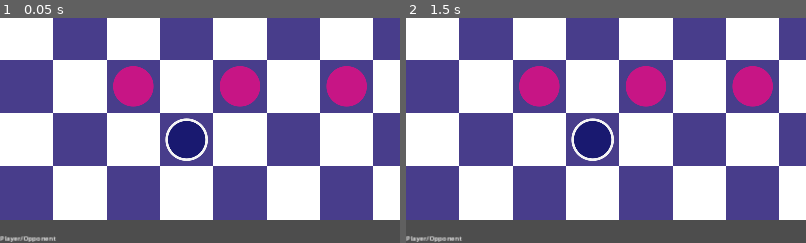
Above: before the commit, frames 1-2 (left to right).
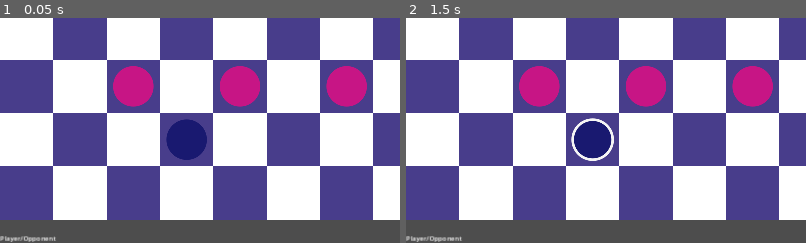
Above: after the commit, the same moments.

Repository: mattsullentrup/godot-checkers
Game: Godot game, scene res://rewrite/level/level.tscn
The game is run twice, just before and just after one commit, with the same random seed, the same clock (stepped at 60 frames per second) and the same inputs.
Inputs (mouse positions are % of the whole screen's width and height, from its top left):
- Up to frame 1 (0.05 s): no input
- Up to frame 2 (1.5 s): tap Enter at 0.5 s; move the mouse to (72, 45) at 0.52 s; press the mouse at (72, 45) at 0.53 s; tap Space at 1.25 s; move the mouse to (30, 55) at 1.27 s; release the mouse at (30, 55) at 1.28 s; click (30, 55) at 1.35 s
The pictures show only the part of the screen within x 0-50%, y 50-100%; the shares and areas given below are measured in that part.

The runs differ from the first frame. In frame 1, 0.4% of the frame differs, in the area x 41-52%, y 44-64%; in frame 2, nothing differs.

Commit message:
Refactor and encapsulate some shit

Diff:
--- a/9_10_24_checkers/rewrite/units/unit/jump_data.gd
+++ b/9_10_24_checkers/rewrite/units/unit/jump_data.gd
@@ -2,10 +2,10 @@
 extends RefCounted
 
 
-var jumped_unit: Unit = null
+var jumpable_unit: Unit = null
 var target_cell: Vector2i
 
 
-func _init(p_jump_data = null, p_target_cell = Globals.INVALID_CELL) -> void:
-	jumped_unit = p_jump_data
+func _init(p_jumpable_unit = null, p_target_cell = Globals.INVALID_CELL) -> void:
+	jumpable_unit = p_jumpable_unit
 	target_cell = p_target_cell
--- a/9_10_24_checkers/rewrite/units/unit/unit.gd
+++ b/9_10_24_checkers/rewrite/units/unit/unit.gd
@@ -45,13 +45,17 @@
 	if can_jump:
 		_find_jump_path(new_cell)
 	else:
-		if normal_move_tween:
-			normal_move_tween.kill()
+		_tween_move_normally(new_cell)
 
-		normal_move_tween = create_tween()
-		_move_tween(new_cell, normal_move_tween)
 
-		normal_move_tween.tween_callback(_finish_moving.bind(new_cell))
+func _tween_move_normally(new_cell: Vector2i) -> void:
+	if normal_move_tween:
+		normal_move_tween.kill()
+
+	normal_move_tween = create_tween()
+	_move_tween(new_cell, normal_move_tween)
+
+	normal_move_tween.tween_callback(_finish_moving.bind(new_cell))
 
 
 func _find_jump_path(new_cell: Vector2i) -> void:
@@ -73,7 +77,7 @@
 		_unit_visuals.jump_tween(jump_path_tween)
 
 		await jump_path_tween.finished
-		data.jumped_unit.explode()
+		data.jumpable_unit.explode()
 
 	_finish_moving(new_cell)
 
--- a/9_10_24_checkers/rewrite/units/unit_movement.gd
+++ b/9_10_24_checkers/rewrite/units/unit_movement.gd
@@ -6,6 +6,7 @@
 
 
 func get_moveable_units() -> void:
+	await get_tree().create_timer(.1).timeout
 	for unit: Unit in _parent.units:
 		unit.available_cells.clear()
 		for direction in unit.directions:
@@ -78,6 +79,7 @@
 		var jump_data := _create_jump_data(new_target_cell, jumped_cell)
 		jump_path.append(jump_data)
 
+		#var new_path := jump_path.duplicate()
 		_check_for_multi_jumps(unit, new_target_cell, jump_path)
 
 
@@ -88,7 +90,7 @@
 		if not unit_on_board.cell == jumped_cell:
 			continue
 
-		jump_data.jumped_unit = unit_on_board
+		jump_data.jumpable_unit = unit_on_board
 		break
 
 	return jump_data
--- a/9_10_24_checkers/rewrite/units/units_container.gd
+++ b/9_10_24_checkers/rewrite/units/units_container.gd
@@ -15,14 +15,13 @@
 func _unhandled_input(event: InputEvent) -> void:
 	if event.is_action_pressed("left_click"):
 		_current_mouse_cell = Navigation.world_to_cell(get_global_mouse_position())
-		if _unit_can_move_to_click():
-			_active_group.selected_unit.move(_current_mouse_cell)
-			for unit: Unit in _active_group.moveable_units:
-				unit.can_move = false
-
+		if not _unit_can_move_to_click():
+			_try_to_select_unit()
 			return
 
-		_try_to_select_unit()
+		_active_group.selected_unit.move(_current_mouse_cell)
+		for unit: Unit in _active_group.moveable_units:
+			unit.can_move = false
 	elif event.is_action_pressed("right_click"):
 		_active_group.set_selected_unit(null)
 
@@ -67,7 +66,7 @@
 
 
 func _on_turn_completed(group: UnitGroup) -> void:
-	if group.units.size() > 1:
+	if group.units.size() > 0:
 		_step_turn()
 	else:
 		battle_over.emit(_player_group.units.size() > 0)
